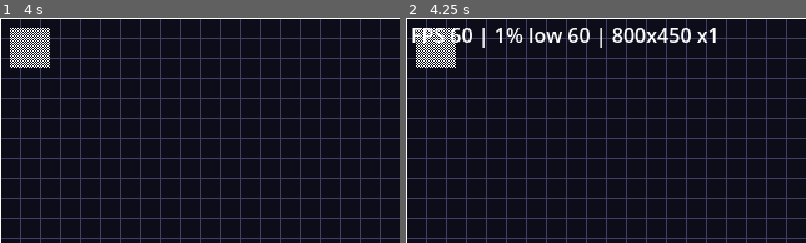
Above: before the commit, frames 1-2 (left to right).
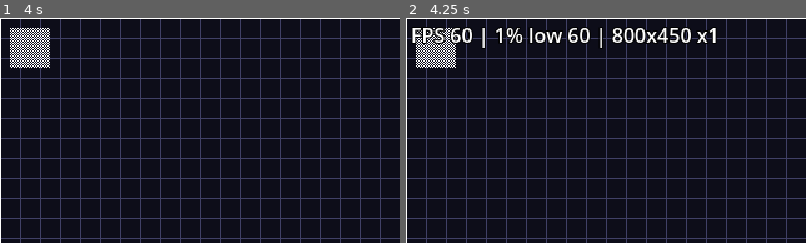
Above: after the commit, the same moments.

Repository: Kroustille/hypnagogia
Game: Godot game, scene res://main/main.tscn
Same seed, same stepped clock (60 frames per second), same inputs: the game is played once before the commit and once after it.
Inputs:
- Up to frame 1 (4 s): tap Enter at 0.5, 2, 3.5 s; tap Space at 1.25, 2.75 s
- Up to frame 2 (4.25 s): tap F3 (debug_toggle_perf) at 4.15 s
The pictures show only the part of the screen within x 0-50%, y 0-50%; the shares and areas given below are measured in that part.

Frame 1 is identical in both runs. In frame 2, 0.6% of the frame differs, in the area x 1-78%, y 4-14%.

Commit message:
fix(core): apply story 1.1 code review patches
Enforce a minimum window size, log scale changes only, force black letterbox
bars, centralize the integer scale factor, read the log clock once, measure
real frame time in the F3 overlay and anchor the builds/ ignore rule.

Co-Authored-By: Claude Sonnet 5.5 <noreply@anthropic.com>

Diff:
--- a/game/autoloads/log.gd
+++ b/game/autoloads/log.gd
@@ -56,5 +56,10 @@
 
 
 func _timestamp() -> String:
-	var millis: int = int(fposmod(Time.get_unix_time_from_system(), 1.0) * 1000.0)
-	return "%s.%03d" % [Time.get_time_string_from_system(), millis]
+	# Single clock read so the seconds and the milliseconds can never disagree.
+	var now: float = Time.get_unix_time_from_system()
+	var time_zone: Dictionary = Time.get_time_zone_from_system()
+	var bias_minutes: int = time_zone.get("bias", 0)
+	var local_seconds: int = int(now) + bias_minutes * 60
+	var millis: int = int((now - floorf(now)) * 1000.0)
+	return "%s.%03d" % [Time.get_time_string_from_unix_time(local_seconds), millis]
--- a/game/core/constants.gd
+++ b/game/core/constants.gd
@@ -3,6 +3,12 @@
 
 const TILE_SIZE: int = 16
 const VIEWPORT: Vector2i = Vector2i(640, 360)
+
+## Integer scale factor the engine applies to a window of this size (0 when the window is smaller than the viewport, e.g. minimized).
+@warning_ignore("integer_division")
+static func integer_scale(window_size: Vector2i) -> int:
+	return mini(window_size.x / VIEWPORT.x, window_size.y / VIEWPORT.y)
+
 
 ## Physics layer bitmasks. Must stay aligned with [layer_names] in project.godot.
 const LAYER_WALLS: int = 1 << 0
--- a/game/debug/perf_overlay.gd
+++ b/game/debug/perf_overlay.gd
@@ -13,6 +13,7 @@
 var _write_index: int = 0
 var _filled: int = 0
 var _since_refresh: float = 0.0
+var _last_ticks_usec: int = 0
 
 @onready var _label: Label = %Label
 
@@ -20,17 +21,26 @@
 func _ready() -> void:
 	process_mode = Node.PROCESS_MODE_ALWAYS
 	_frame_times.resize(SAMPLE_COUNT)
+	_last_ticks_usec = Time.get_ticks_usec()
 	visible = false
 
 
 func _unhandled_input(event: InputEvent) -> void:
 	if event.is_action_pressed("debug_toggle_perf"):
 		visible = not visible
+		if visible:
+			# Drop old samples (startup frames, alt-tab spikes) so the 1% low reflects what is on screen now.
+			_write_index = 0
+			_filled = 0
 		_since_refresh = REFRESH_INTERVAL
 		get_viewport().set_input_as_handled()
 
 
-func _process(delta: float) -> void:
+func _process(_delta: float) -> void:
+	# Wall-clock frame time: unaffected by Engine.time_scale.
+	var now_usec: int = Time.get_ticks_usec()
+	var delta: float = (now_usec - _last_ticks_usec) / 1000000.0
+	_last_ticks_usec = now_usec
 	_frame_times[_write_index] = delta
 	_write_index = (_write_index + 1) % SAMPLE_COUNT
 	_filled = mini(_filled + 1, SAMPLE_COUNT)
@@ -45,7 +55,7 @@
 
 func _refresh_text() -> void:
 	var size: Vector2i = get_window().size
-	var factor: int = maxi(1, mini(size.x / Const.VIEWPORT.x, size.y / Const.VIEWPORT.y))
+	var factor: int = Const.integer_scale(size)
 	_label.text = "FPS %d | 1%% low %d | %dx%d x%d" % [
 		roundi(Engine.get_frames_per_second()),
 		roundi(_one_percent_low()),
--- a/game/debug/perf_overlay.tscn
+++ b/game/debug/perf_overlay.tscn
@@ -17,3 +17,5 @@
 offset_top = 2.0
 offset_right = 300.0
 offset_bottom = 20.0
+theme_override_colors/font_outline_color = Color(0, 0, 0, 1)
+theme_override_constants/outline_size = 4
--- a/game/main/main.gd
+++ b/game/main/main.gd
@@ -4,15 +4,27 @@
 
 const SCALE_TEST_PATTERN_PATH: String = "res://debug/scale_test_pattern.tscn"
 
+var _last_scale_factor: int = -1
+
 @onready var _active_scene: Node = %ActiveScene
 
 
 func _ready() -> void:
+	get_window().min_size = Const.VIEWPORT
 	if OS.is_debug_build():
+		_check_viewport_size()
 		_check_collision_layer_names()
 		_spawn_scale_test_pattern()
 	get_window().size_changed.connect(_on_window_size_changed)
 	_on_window_size_changed()
+
+
+func _check_viewport_size() -> void:
+	var width: int = ProjectSettings.get_setting("display/window/size/viewport_width", 0)
+	var height: int = ProjectSettings.get_setting("display/window/size/viewport_height", 0)
+	if Vector2i(width, height) != Const.VIEWPORT:
+		Log.error("ui", "project viewport is %dx%d, Const.VIEWPORT is %s" % [width, height, Const.VIEWPORT])
+		assert(false, "Viewport size out of sync with Const")
 
 
 func _check_collision_layer_names() -> void:
@@ -34,5 +46,10 @@
 
 func _on_window_size_changed() -> void:
 	var size: Vector2i = get_window().size
-	var factor: int = maxi(1, mini(size.x / Const.VIEWPORT.x, size.y / Const.VIEWPORT.y))
-	Log.info("ui", "window resized size=%dx%d scale=x%d" % [size.x, size.y, factor])
+	var factor: int = Const.integer_scale(size)
+	# Only log real scale changes: size_changed fires continuously while the user drags a window edge.
+	# A factor of 0 means the window is minimized.
+	if factor < 1 or factor == _last_scale_factor:
+		return
+	_last_scale_factor = factor
+	Log.info("ui", "window scale changed size=%dx%d scale=x%d" % [size.x, size.y, factor])
--- a/game/project.godot
+++ b/game/project.godot
@@ -70,6 +70,7 @@
 
 [rendering]
 
+environment/defaults/default_clear_color=Color(0, 0, 0, 1)
 renderer/rendering_method="gl_compatibility"
 renderer/rendering_method.mobile="gl_compatibility"
 textures/canvas_textures/default_texture_filter=0
